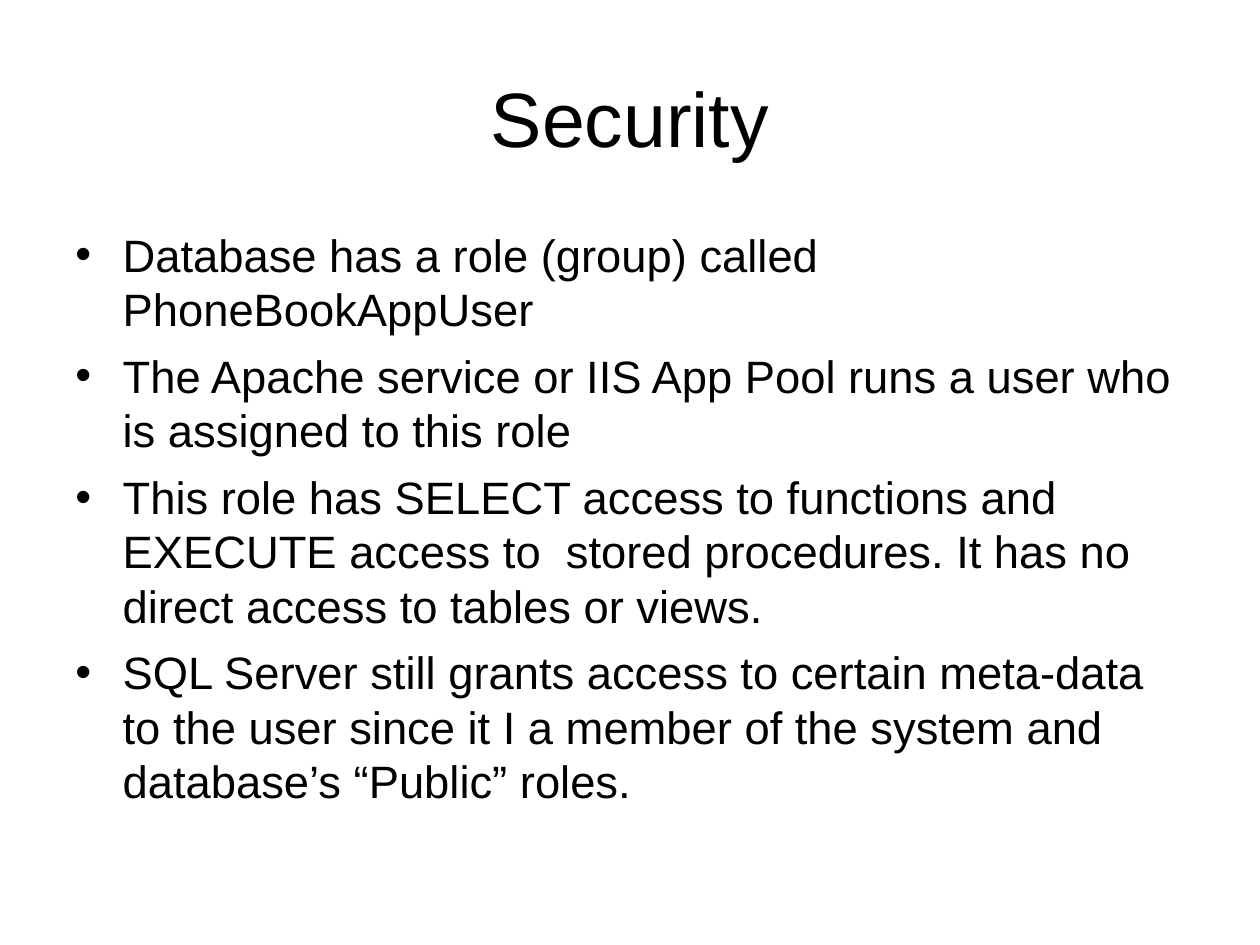
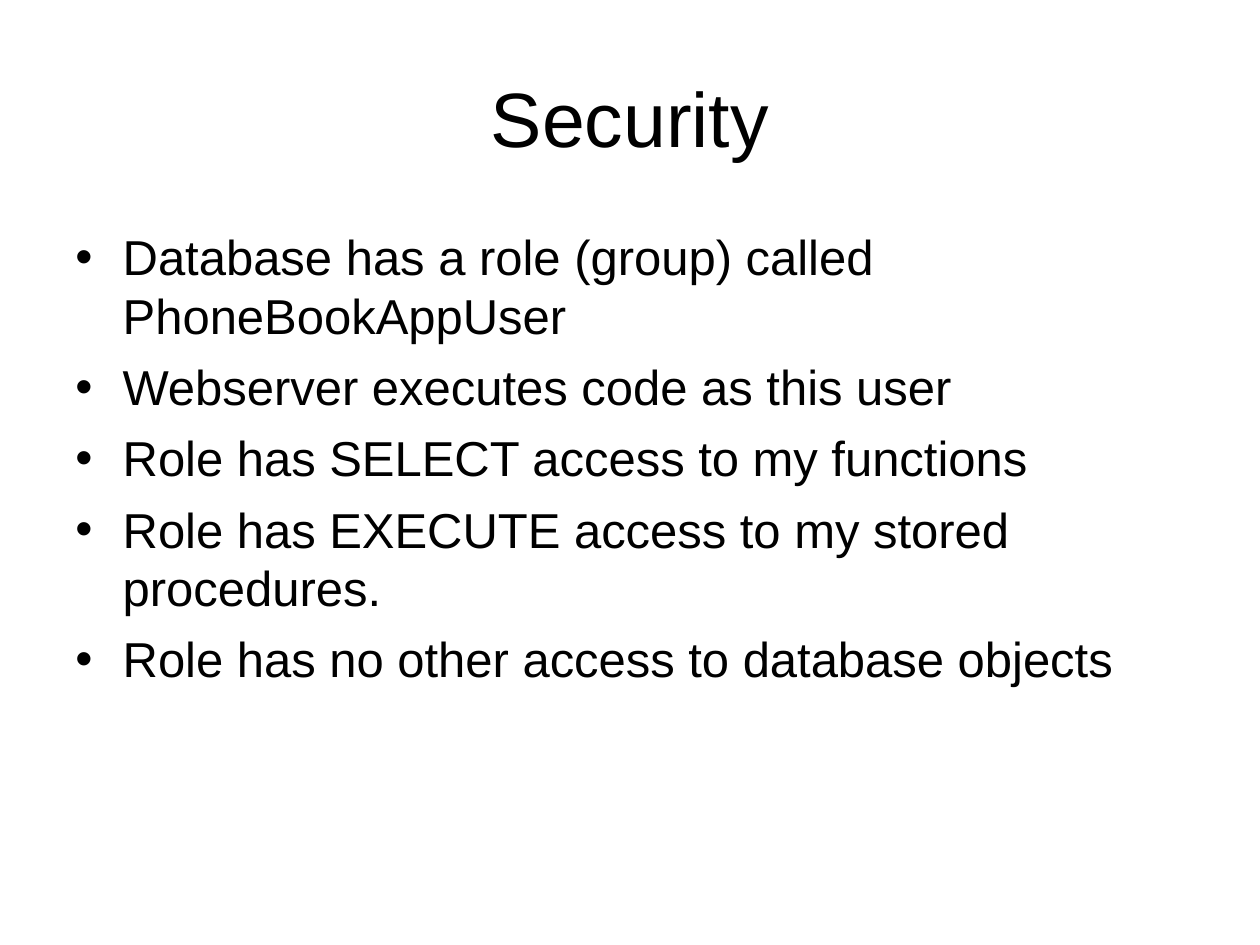
Before and after one commit to LIPHP/Employee-Contact-List, a slide deck: slide 42 of Docs/Using Microsoft SQL Server with PHP.ppt. Drawn at 1260x945 pixels with LibreOffice and Linux fonts; fonts in the diff are those of the drawing. Boxes give left, top, right and bottom in pixels: in the first picture for what was removed or moved away, otherwise in the second. Text is boxed around its words. In the diff, an @@ line names an element or a change of style, - is before the commit and + after.

```diff
--- a/Docs/Using Microsoft SQL Server with PHP.ppt
+++ b/Docs/Using Microsoft SQL Server with PHP.ppt
@@ text at [123, 239, 874, 344]: size 25.9 to 28 pt in "Database has a role (group) called PhoneBookAppUser" @@
@@ text at [123, 369, 1113, 687]: text changed; size 25.9 to 28 pt @@
-• The Apache service or IIS App Pool runs a user who is assigned to this role
-• This role has SELECT access to functions and EXECUTE access to stored procedures. It has no direct access to tables or views.
-• SQL Server still grants access to certain meta-data to the user since it I a member of the system and database’s “Public” roles.
+• Webserver executes code as this user
+• Role has SELECT access to my functions
+• Role has EXECUTE access to my stored procedures.
+• Role has no other access to database objects
```
Also in this commit, not shown: 17 other slides changed, 1 slide added, 1 other file.
